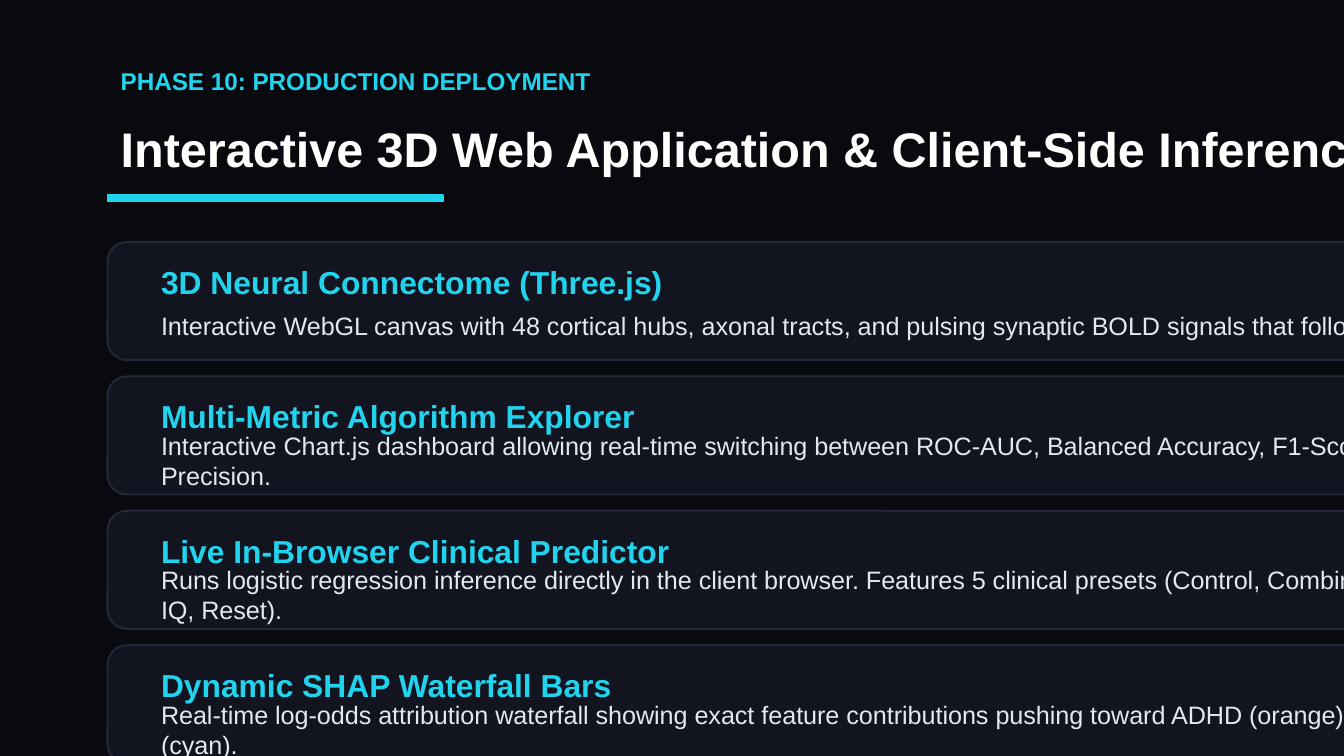
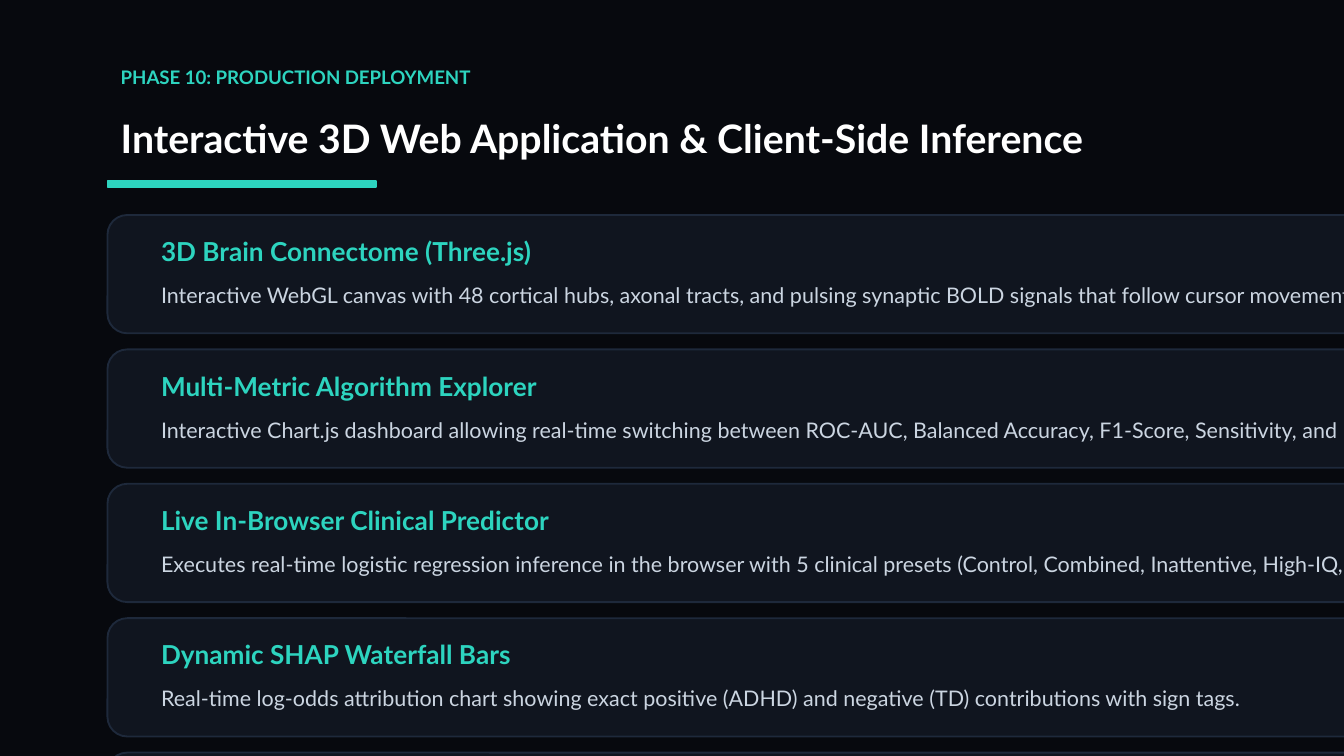
Before and after one commit to Harivaishnavi28192/NeuroADHD, a slide deck: slide 14 of reports/NeuroADHD_Presentation.pptx. Drawn at 1344x756 pixels with LibreOffice and Linux fonts; fonts in the diff are those of the drawing. Boxes give left, top, right and bottom in pixels: in the first picture for what was removed or moved away, otherwise in the second. Text is boxed around its words. In the diff, an @@ line names an element or a change of style, - is before the commit and + after.

Commit message:
Refactor presentation typography, font sizes, and minimal closing slide

```diff
--- a/reports/NeuroADHD_Presentation.pptx
+++ b/reports/NeuroADHD_Presentation.pptx
@@ background #090A0F to #07090E @@
@@ text "PHASE 10: PRODUCTION DEPLOYMENT" at (121, 70, 471, 84): size 13 to 10 pt, font Arial to Lato, text colour #22D3EE to #2DD4BF @@
@@ text "Interactive 3D Web Application & ...": place and size @@
-text "Interactive 3D Web Application & ..." at (121, 132, 1145, 176)
+text "Interactive 3D Web Application & ..." at (121, 124, 1083, 160)
@@ text "Interactive 3D Web Application & ..." at (121, 124, 1083, 160): size 26 to 21 pt, font Arial to Lato @@
@@ rectangle: place and size @@
-rectangle at (108, 195, 444, 202)
+rectangle at (108, 181, 376, 187)
@@ rectangle at (108, 181, 376, 187): fill #22D3EE to #2DD4BF; outline #22D3EE 1 pt to #2DD4BF 1 pt @@
@@ text at (161, 240, 531, 266): text changed; size 17 to 14 pt; font Arial to Lato; text colour #22D3EE to #2DD4BF @@
-3D Neural Connectome (Three.js)
+3D Brain Connectome (Three.js)
@@ text "Interactive WebGL canvas with 48 ...": place and size @@
-text "Interactive WebGL canvas with 48 ..." at (161, 316, 1294, 341)
+text "Interactive WebGL canvas with 48 ..." at (161, 287, 1344, 307)
@@ text "Interactive WebGL canvas with 48 ..." at (161, 287, 1344, 307): size 13.5 to 11.5 pt, font Arial to Lato, text colour #E2E8F0 to #CBD5E1 @@
@@ text "Multi-Metric Algorithm Explorer": place and size @@
-text "Multi-Metric Algorithm Explorer" at (161, 405, 635, 434)
+text "Multi-Metric Algorithm Explorer" at (161, 376, 536, 400)
@@ text "Interactive Chart.js dashboard allowing real-time ...": place and size @@
-text "Interactive Chart.js dashboard allowing real-time ..." at (161, 436, 1344, 486)
+text "Interactive Chart.js dashboard allowing real-time ..." at (161, 422, 1337, 442)
@@ text "Interactive Chart.js dashboard allowing real-time ..." at (161, 422, 1337, 442): size 13.5 to 11.5 pt, font Arial to Lato, text colour #E2E8F0 to #CBD5E1 @@
@@ text "Live In-Browser Clinical Predictor": place and size @@
-text "Live In-Browser Clinical Predictor" at (161, 540, 669, 564)
+text "Live In-Browser Clinical Predictor" at (161, 510, 549, 530)
@@ text at (161, 555, 1343, 576): text changed; size 13.5 to 11.5 pt; font Arial to Lato; text colour #E2E8F0 to #CBD5E1 @@
-Runs logistic regression inference directly in the client browser. Features 5 clinical presets (Control, Combined, Inattentive, High-IQ, Reset).
+Executes real-time logistic regression inference in the browser with 5 clinical presets (Control, Combined, Inattentive, High-IQ, Reset).
@@ 4 rounded rectangles: place and size @@
-4 rounded rectangles at (108, 242, 1344, 756)
+4 rounded rectangles at (108, 215, 1344, 737)
@@ fill #12151F to #10151F; outline #232938 1 pt to #1E293B 1 pt in 4 elements at (108, 349, 1344, 468), (108, 215, 1344, 333), (108, 484, 1344, 602), (108, 618, 1344, 737) @@
@@ size 17 to 14 pt, font Arial to Lato, text colour #22D3EE to #2DD4BF in 3 elements at (161, 510, 549, 530), (161, 376, 536, 400), (161, 644, 511, 669) @@
@@ text "Dynamic SHAP Waterfall Bars": place and size @@
-text "Dynamic SHAP Waterfall Bars" at (161, 674, 612, 703)
+text "Dynamic SHAP Waterfall Bars" at (161, 644, 511, 669)
@@ text at (161, 689, 1240, 710): text changed; size 13.5 to 11.5 pt; font Arial to Lato; text colour #E2E8F0 to #CBD5E1 @@
-Real-time log-odds attribution waterfall showing exact feature contributions pushing toward ADHD (orange) or typically developing (cyan).
+Real-time log-odds attribution chart showing exact positive (ADHD) and negative (TD) contributions with sign tags.
@@ rounded rectangle added at (108, 753, 1344, 756), fill #10151F, outline #1E293B 1 pt @@
```
Also in this commit, not shown: 14 other slides changed, 1 slide added, 1 slide removed, 2 other files.
